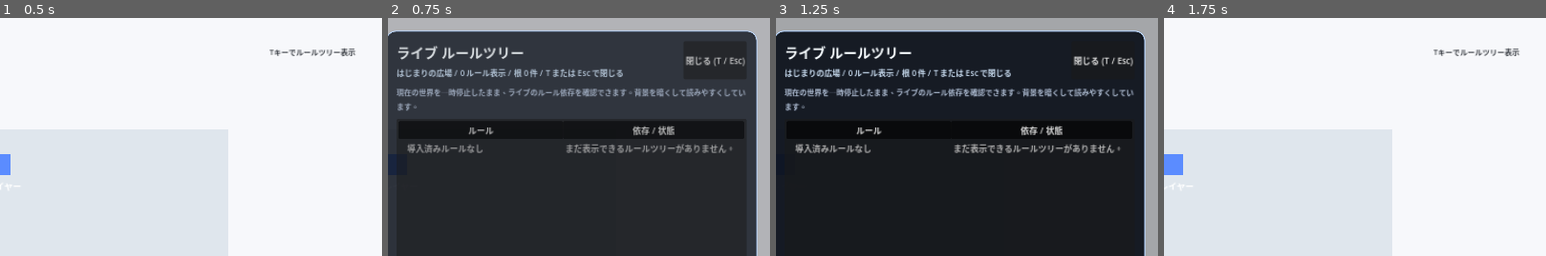
Above: before the commit, frames 1-4 (left to right).
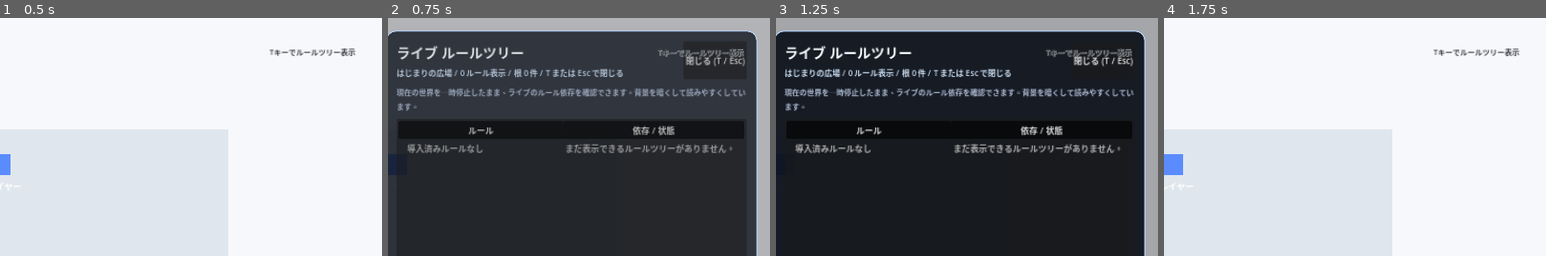
Above: after the commit, the same moments.

Repository: seeton/ai-world-rule-engine
Game: Godot game, scene res://scenes/Main.tscn
The game is run twice, just before and just after one commit, with the same random seed, the same clock (stepped at 60 frames per second) and the same inputs.
Inputs (mouse positions are % of the whole screen's width and height, from its top left):
- Up to frame 1 (0.5 s): no input
- Up to frame 2 (0.75 s): tap Enter (ui_accept) at 0.5 s; move the mouse to (39, 59) at 0.52 s; hold Right (ui_right) from 0.53 s (still down); tap T at 0.6 s; click (39, 59) at 0.67 s
- Up to frame 3 (1.25 s): keep holding Right (ui_right); tap Enter (ui_accept) at 0.77 s
- Up to frame 4 (1.75 s): release Right (ui_right) at 1.25 s; click "閉じる (T / Esc)" at 1.25 s
The pictures show only the part of the screen within x 50-100%, y 0-50%; the shares and areas given below are measured in that part.

Frame 1 is identical in both runs. In frame 2, 0.4% of the frame differs, in the area x 70-94%, y 12-17%; in frame 3, 0.4%; in frame 4, nothing differs.

Commit message:
refactor: separate overlay HUD state
Drive plaza header visibility from explicit overlay state instead of hiding the full world HUD through interaction pause.

Co-authored-by: Copilot <223556219+Copilot@users.noreply.github.com>

Diff:
--- a/godot-world/scripts/game/game_scene.gd
+++ b/godot-world/scripts/game/game_scene.gd
@@ -103,7 +103,11 @@
 
 
 func _refresh_active_world_interaction_pause() -> void:
-	if _active_world == null or not _active_world.has_method("set_interaction_paused"):
+	if _active_world == null:
 		return
 
-	_active_world.call("set_interaction_paused", _gm_screen != null or _rule_tree_overlay != null)
+	var overlay_active := _gm_screen != null or _rule_tree_overlay != null
+	if _active_world.has_method("set_interaction_paused"):
+		_active_world.call("set_interaction_paused", overlay_active)
+	if _active_world.has_method("set_overlay_active"):
+		_active_world.call("set_overlay_active", overlay_active)
--- a/godot-world/scripts/game/world_2d_scene.gd
+++ b/godot-world/scripts/game/world_2d_scene.gd
@@ -41,7 +41,9 @@
 var _player_position_initialized: bool = false
 var _last_synced_player_position: Vector2 = Vector2(9999.0, 9999.0)
 var _interaction_paused: bool = false
+var _overlay_active: bool = false
 var _entity_nodes: Dictionary = {}
+var _overlay_hidden_hud_controls: Array[Control] = []
 
 
 func _ready() -> void:
@@ -87,7 +89,11 @@
 func set_interaction_paused(paused: bool) -> void:
 	_interaction_paused = paused
 	player.set_physics_process(not paused)
-	_refresh_world_hud_visibility()
+
+
+func set_overlay_active(active: bool) -> void:
+	_overlay_active = active
+	_refresh_overlay_sensitive_hud_visibility()
 
 
 func _setup_hud() -> void:
@@ -121,6 +127,7 @@
 	_status_hint.add_theme_color_override("font_color", Color(0.12, 0.14, 0.17, 0.88))
 	_status_hint.mouse_filter = Control.MOUSE_FILTER_IGNORE
 	_hud_layer.add_child(_status_hint)
+	_overlay_hidden_hud_controls = [_world_name_label, _goal_hint, _status_hint]
 
 	_clock_label = Label.new()
 	_clock_label.position = Vector2(980.0, 20.0)
@@ -147,13 +154,14 @@
 	interaction_hint.visible = false
 	interaction_hint.modulate.a = 0.0
 	interaction_hint.text = _text("hint_near")
-	_refresh_world_hud_visibility()
-
-
-func _refresh_world_hud_visibility() -> void:
-	if _hud_layer != null:
-		_hud_layer.visible = not _interaction_paused
-	if _interaction_paused:
+	_refresh_overlay_sensitive_hud_visibility()
+
+
+func _refresh_overlay_sensitive_hud_visibility() -> void:
+	for control in _overlay_hidden_hud_controls:
+		if control != null:
+			control.visible = not _overlay_active
+	if _overlay_active:
 		interaction_hint.visible = false
 		interaction_hint.modulate.a = 0.0
 
--- a/godot-world/scripts/game/world_3d_scene.gd
+++ b/godot-world/scripts/game/world_3d_scene.gd
@@ -50,6 +50,8 @@
 var _player_position_initialized: bool = false
 var _last_synced_player_position: Vector3 = Vector3(9999.0, 9999.0, 9999.0)
 var _interaction_paused: bool = false
+var _overlay_active: bool = false
+var _overlay_hidden_hud_controls: Array[Control] = []
 
 
 func _ready() -> void:
@@ -100,7 +102,11 @@
 func set_interaction_paused(paused: bool) -> void:
 	_interaction_paused = paused
 	player.set_physics_process(not paused)
-	_refresh_world_hud_visibility()
+
+
+func set_overlay_active(active: bool) -> void:
+	_overlay_active = active
+	_refresh_overlay_sensitive_hud_visibility()
 
 
 func _setup_hud() -> void:
@@ -134,6 +140,7 @@
 	_status_hint.add_theme_color_override("font_color", Color(0.12, 0.14, 0.17, 0.88))
 	_status_hint.mouse_filter = Control.MOUSE_FILTER_IGNORE
 	_hud_layer.add_child(_status_hint)
+	_overlay_hidden_hud_controls = [_world_name_label, _goal_hint, _status_hint]
 
 	_clock_label = Label.new()
 	_clock_label.position = Vector2(980.0, 20.0)
@@ -171,12 +178,13 @@
 	_interaction_hint.add_theme_constant_override("shadow_offset_y", 1)
 	_interaction_hint.mouse_filter = Control.MOUSE_FILTER_IGNORE
 	_hud_layer.add_child(_interaction_hint)
-	_refresh_world_hud_visibility()
-
-
-func _refresh_world_hud_visibility() -> void:
-	if _hud_layer != null:
-		_hud_layer.visible = not _interaction_paused
+	_refresh_overlay_sensitive_hud_visibility()
+
+
+func _refresh_overlay_sensitive_hud_visibility() -> void:
+	for control in _overlay_hidden_hud_controls:
+		if control != null:
+			control.visible = not _overlay_active
 
 
 func _get_world_snapshot() -> Dictionary:
